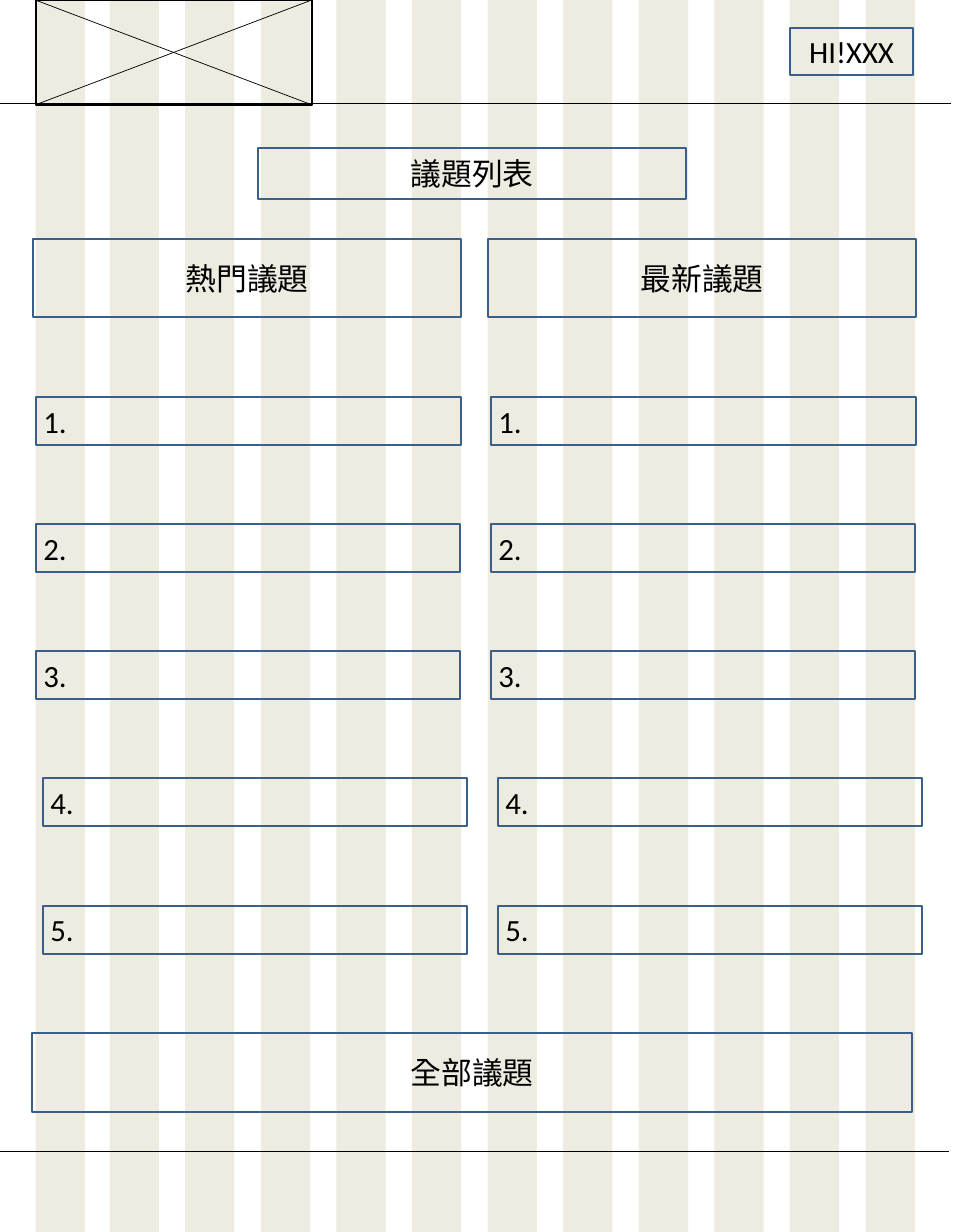
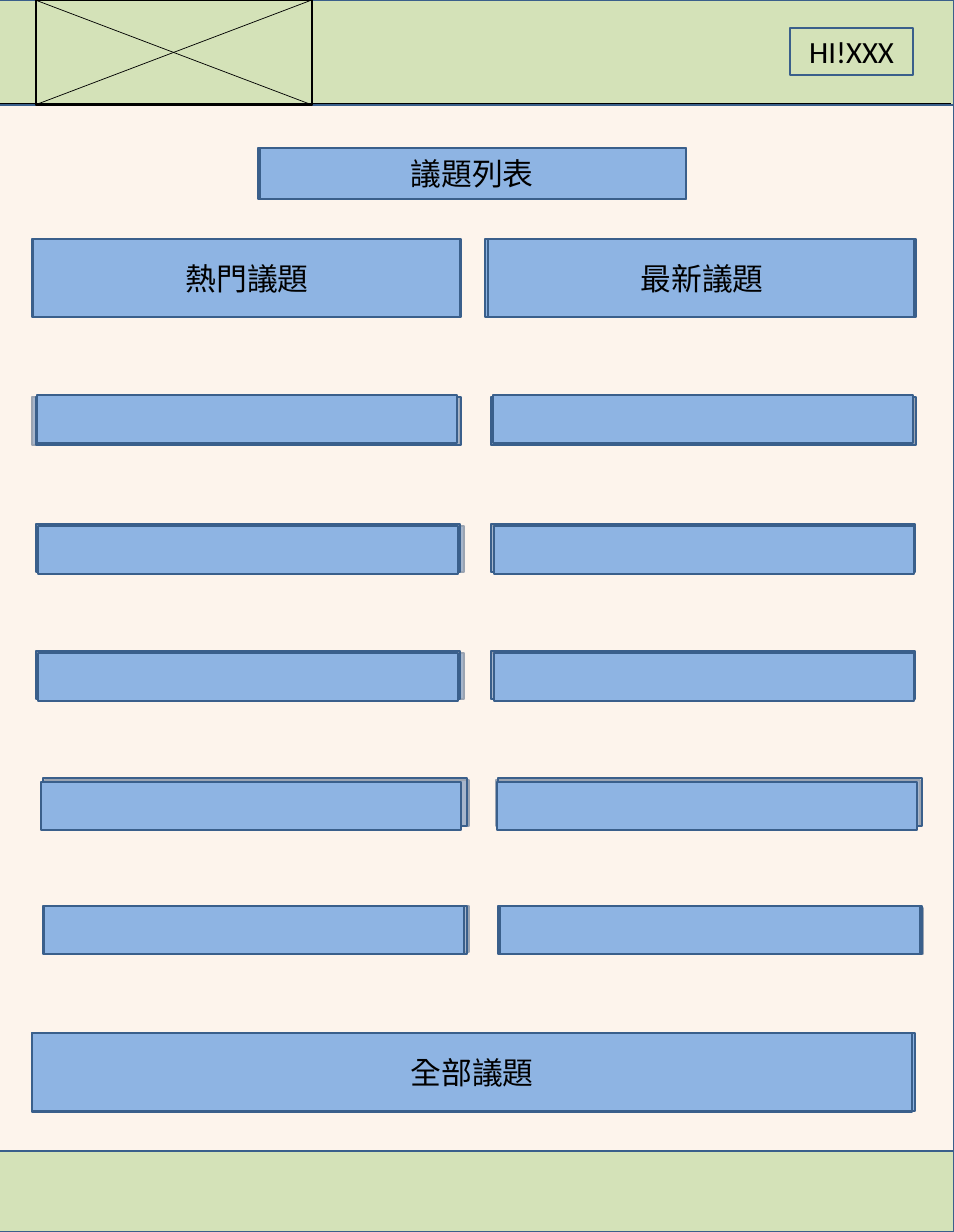
Before and after one commit to s60912frank/F2E-FinalProject, a slide deck: slide 2 of webdesign/Bigsize.pptx. Drawn at 954x1232 pixels with LibreOffice and Linux fonts; fonts in the diff are those of the drawing. Boxes give left, top, right and bottom in pixels: in the first picture for what was removed or moved away, otherwise in the second. Text is boxed around its words. In the diff, an @@ line names an element or a change of style, - is before the commit and + after.

```diff
--- a/webdesign/Bigsize.pptx
+++ b/webdesign/Bigsize.pptx
@@ rectangle added at bbox=[0, 0, 953, 104], fill #C3D69B at 70% opacity, outline #3A5F8C 2 pt @@
@@ group removed at bbox=[36, 0, 915, 1232]: 11 rectangles @@
@@ rectangle: place and size @@
-rectangle at bbox=[412, 0, 461, 1231]
+rectangle at bbox=[0, 104, 953, 1151]
@@ rectangle at bbox=[0, 104, 953, 1151]: fill #EEECE1 to #FDEADA at 50% opacity; outline none to #3A5F8C 2 pt @@
@@ rectangle added at bbox=[260, 147, 686, 199], fill #8EB4E3, outline #3A5F8C 2 pt @@
@@ rectangle added at bbox=[32, 238, 461, 317], fill #8EB4E3, outline #3A5F8C 2 pt @@
@@ rectangle added at bbox=[486, 238, 914, 317], fill #8EB4E3, outline #3A5F8C 2 pt @@
@@ rectangle added at bbox=[32, 397, 461, 445], fill #4F81BD, outline #3A5F8C 2 pt @@
@@ rectangle added at bbox=[37, 395, 457, 443], fill #8EB4E3, outline #3A5F8C 2 pt @@
@@ rectangle added at bbox=[491, 398, 915, 444], fill #4F81BD, outline #3A5F8C 2 pt @@
@@ rectangle added at bbox=[493, 395, 913, 443], fill #8EB4E3, outline #3A5F8C 2 pt @@
@@ rectangle added at bbox=[38, 526, 458, 574], fill #8EB4E3, outline #3A5F8C 2 pt @@
@@ rectangle added at bbox=[40, 526, 463, 571], fill #4F81BD, outline #3A5F8C 2 pt @@
@@ rectangle added at bbox=[491, 526, 915, 571], fill #4F81BD, outline #3A5F8C 2 pt @@
@@ rectangle added at bbox=[493, 526, 913, 574], fill #8EB4E3, outline #3A5F8C 2 pt @@
@@ text in rectangle at bbox=[43, 540, 66, 561]: text removed @@
-2.
@@ text in rectangle at bbox=[498, 540, 521, 561]: text removed @@
-2.
@@ rectangle added at bbox=[38, 653, 458, 701], fill #8EB4E3, outline #3A5F8C 2 pt @@
@@ rectangle added at bbox=[40, 653, 463, 699], fill #4F81BD, outline #3A5F8C 2 pt @@
@@ rectangle added at bbox=[491, 653, 915, 699], fill #4F81BD, outline #3A5F8C 2 pt @@
@@ rectangle added at bbox=[494, 653, 914, 701], fill #8EB4E3, outline #3A5F8C 2 pt @@
@@ text in rectangle at bbox=[43, 667, 66, 688]: text removed @@
-3.
@@ text in rectangle at bbox=[498, 667, 521, 688]: text removed @@
-3.
@@ rectangle added at bbox=[41, 782, 461, 830], fill #8EB4E3, outline #3A5F8C 2 pt @@
@@ rectangle added at bbox=[45, 780, 468, 826], fill #4F81BD, outline #3A5F8C 2 pt @@
@@ text in rectangle at bbox=[50, 794, 73, 815]: text removed @@
-4.
@@ rectangle added at bbox=[496, 780, 920, 826], fill #4F81BD, outline #3A5F8C 2 pt @@
@@ rectangle added at bbox=[496, 782, 916, 830], fill #8EB4E3, outline #3A5F8C 2 pt @@
@@ text in rectangle at bbox=[505, 794, 528, 815]: text removed @@
-4.
@@ rectangle added at bbox=[44, 905, 463, 953], fill #8EB4E3, outline #3A5F8C 2 pt @@
@@ rectangle added at bbox=[45, 905, 468, 951], fill #4F81BD, outline #3A5F8C 2 pt @@
@@ text in rectangle at bbox=[50, 921, 73, 942]: text removed @@
-5.
@@ rectangle added at bbox=[500, 908, 923, 953], fill #4F81BD, outline #3A5F8C 2 pt @@
@@ rectangle added at bbox=[500, 905, 920, 953], fill #8EB4E3, outline #3A5F8C 2 pt @@
@@ text in rectangle at bbox=[505, 921, 528, 942]: text removed @@
-5.
@@ rectangle added at bbox=[32, 1033, 915, 1111], fill #8EB4E3, outline #3A5F8C 2 pt @@
@@ rectangle added at bbox=[0, 1151, 953, 1231], fill #C3D69B at 70% opacity, outline #3A5F8C 2 pt @@
```
Also in this commit, not shown: 1 other slide changed.
